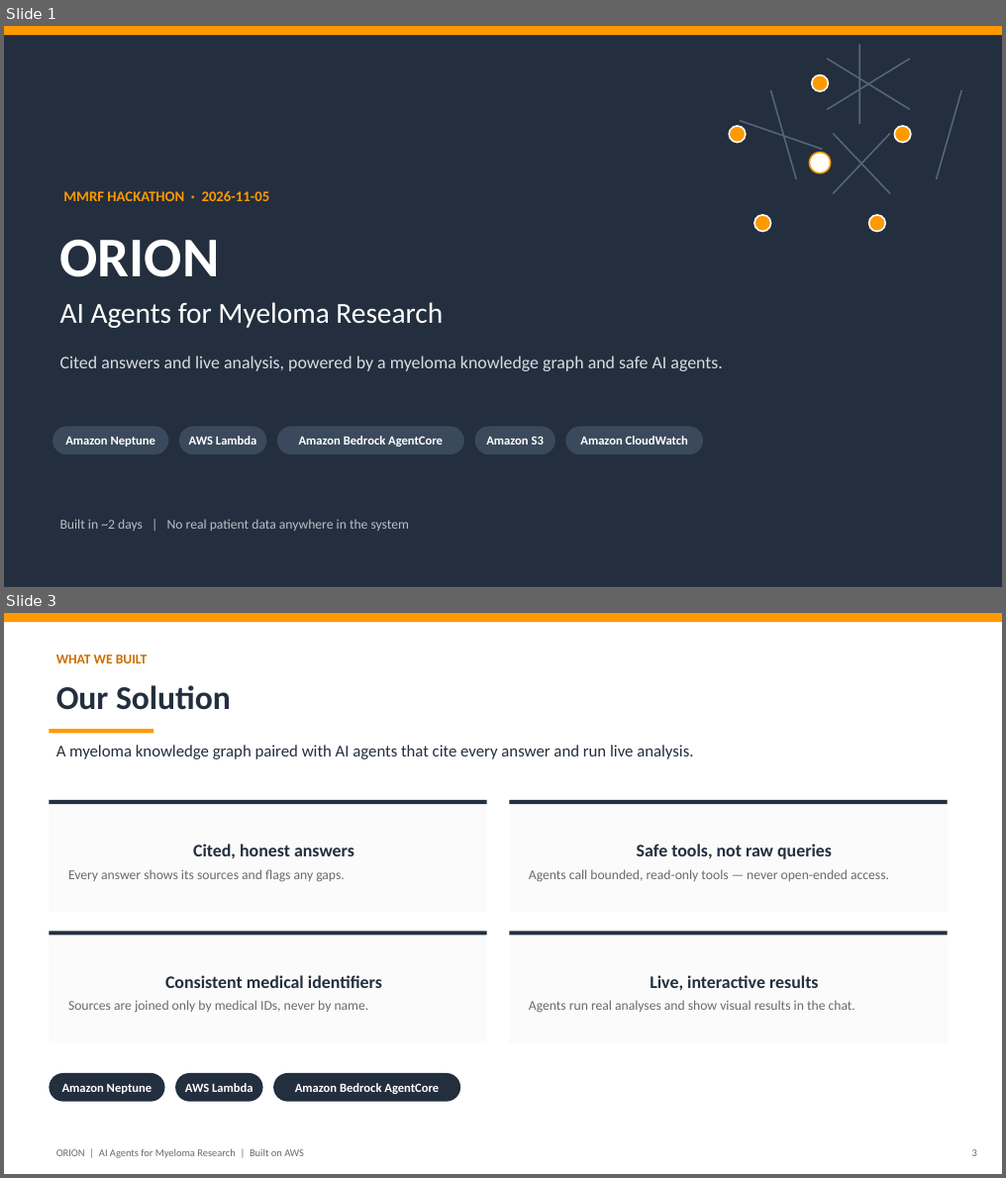
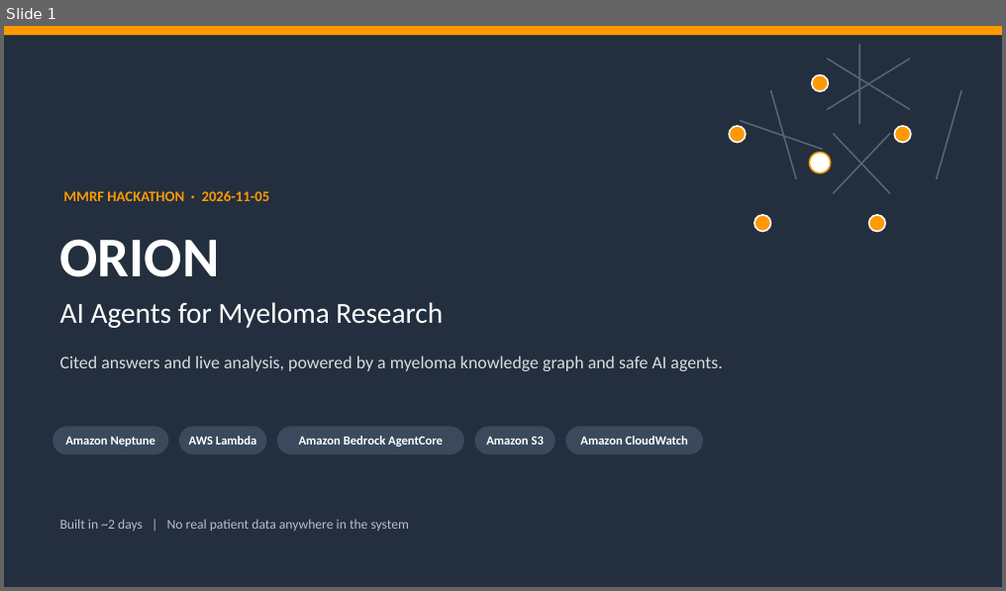
Before and after one commit to lhnminh/MMRF-KnowledgeGraph, a slide deck: ORION_Hackathon_Pitch.pptx. Shown one above the other, each under a label of ours: slides 1 and 3 before the commit, slide 1 after it; the slides between them are not shown. The pictures are 1006x1178 and 1006x591 pixels, drawn with LibreOffice and Linux fonts; fonts in the diff are those of the drawing. Boxes give left, top, right and bottom in pixels: in the first picture for what was removed or moved away, otherwise in the second. Text is boxed around its words. In the diff, an @@ line names an element or a change of style, - is before the commit and + after.

```diff
--- a/ORION_Hackathon_Pitch.pptx
+++ b/ORION_Hackathon_Pitch.pptx
@@ slide 3 removed at (4,613,1002,1174), background #FFFFFF @@
@@ rectangle removed at (4,613,1002,622) @@
@@ text removed at (56,655,148,663) @@
-WHAT WE BUILT
@@ text removed at (56,685,231,710) @@
-Our Solution
@@ rectangle removed at (49,729,153,734) @@
@@ text removed at (56,745,693,760) @@
-A myeloma knowledge graph paired with AI agents that cite every answer and run live analysis.
@@ rectangle removed at (49,800,487,912) @@
-Cited, honest answers
-Every answer shows its sources and flags any gaps.
@@ rectangle removed at (49,800,487,805) @@
@@ rectangle removed at (509,800,947,912) @@
-Safe tools, not raw queries
-Agents call bounded, read-only tools — never open-ended access.
@@ rectangle removed at (509,800,947,805) @@
@@ rectangle removed at (49,931,487,1044) @@
-Consistent medical identifiers
-Sources are joined only by medical IDs, never by name.
@@ rectangle removed at (49,931,487,936) @@
@@ rectangle removed at (509,931,947,1044) @@
-Live, interactive results
-Agents run real analyses and show visual results in the chat.
@@ rectangle removed at (509,931,947,936) @@
@@ rounded rectangle removed at (49,1073,165,1102) @@
-Amazon Neptune
@@ rounded rectangle removed at (175,1073,263,1102) @@
-AWS Lambda
@@ rounded rectangle removed at (273,1073,460,1102) @@
-Amazon Bedrock AgentCore
@@ text removed at (56,1150,304,1158) @@
-ORION | AI Agents for Myeloma Research | Built on AWS
@@ text removed at (972,1150,977,1157) @@
-3
```
Also in this commit, not shown: 8 slides changed, 1 slide added, 1 other slide removed, 15 other files.
